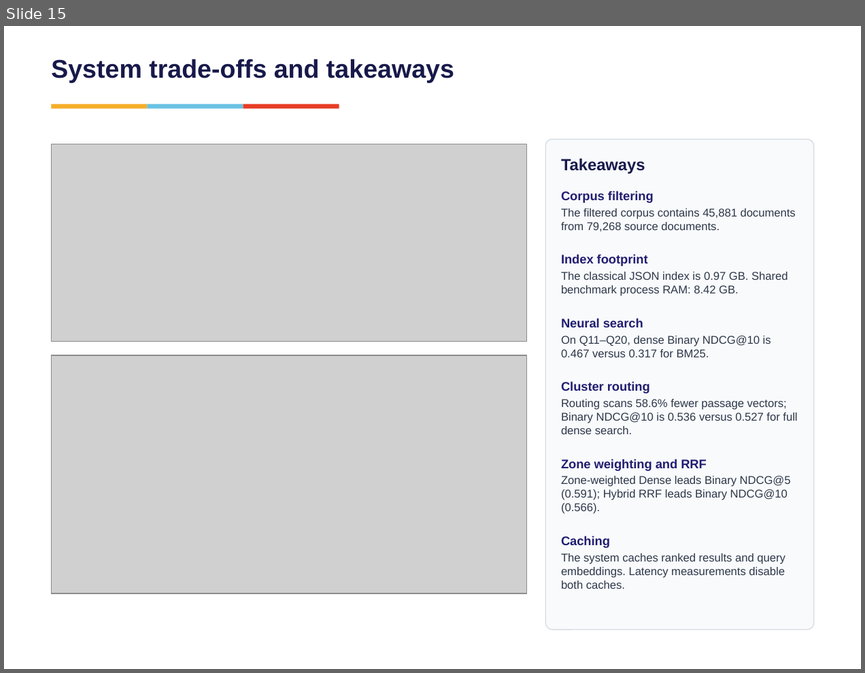
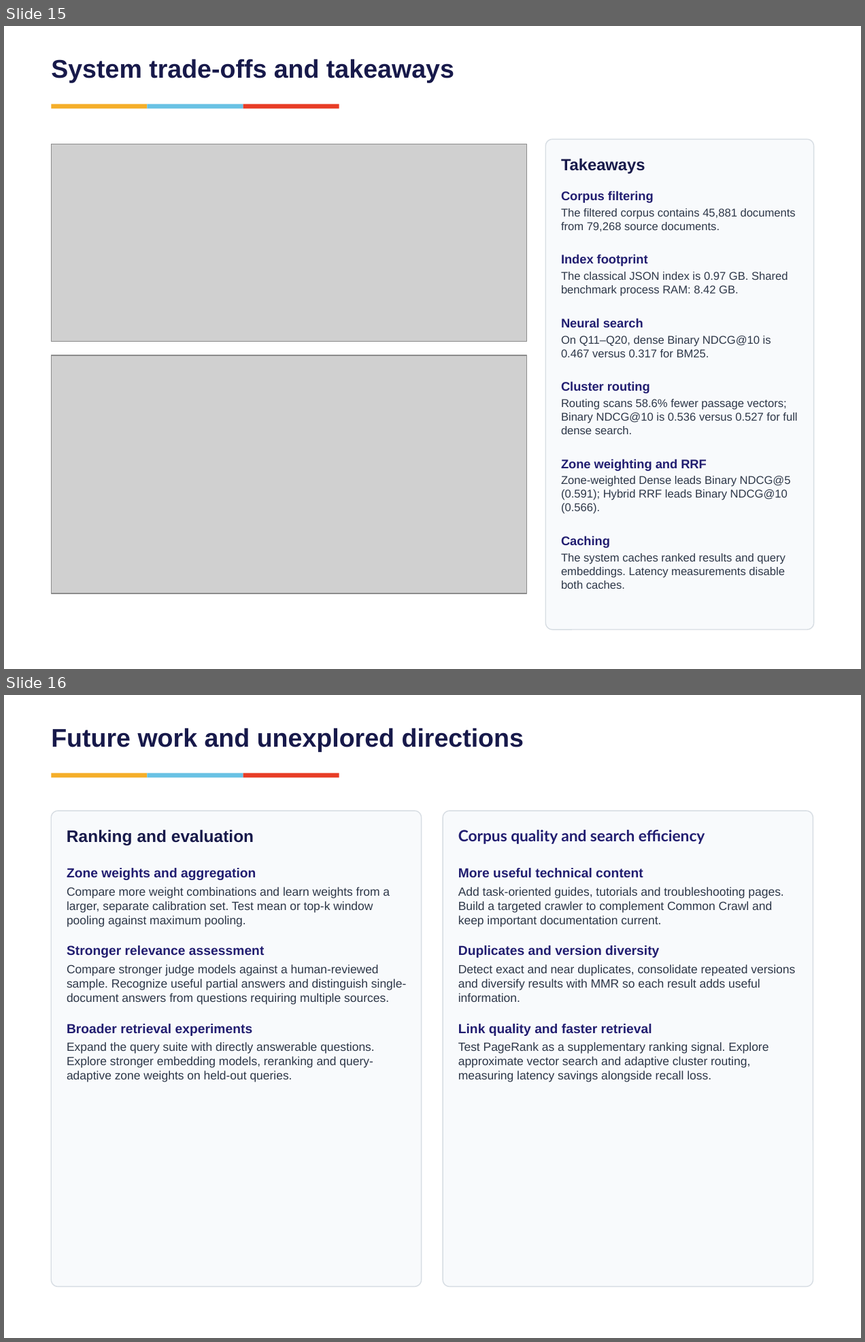
Before and after one commit to vishrutbhushan/ir-benchmark, a slide deck: presentation/Group7_BM25 vs Neural Retrieval on Technical Documents.pptx. Shown one above the other, each under a label of ours: slide 15 before the commit, slides 15 and 16 after it. The pictures are 865x673 and 865x1342 pixels, drawn with LibreOffice and Linux fonts; fonts in the diff are those of the drawing; grey boxes stand for pictures. Boxes give left, top, right and bottom in pixels: in the first picture for what was removed or moved away, otherwise in the second. Text is boxed around its words. In the diff, an @@ line names an element or a change of style, - is before the commit and + after.

```diff
--- a/presentation/Group7_BM25 vs Neural Retrieval on Technical Documents.pptx
+++ b/presentation/Group7_BM25 vs Neural Retrieval on Technical Documents.pptx
@@ slide 16 added at <box>4,695,861,1338</box>, background #FFFFFF @@
@@ text added at <box>51,728,524,752</box>, 21.5 pt, text #17194A, bold @@
+Future work and unexplored directions
@@ rectangle added at <box>51,773,147,778</box>, fill #F5AE29 @@
@@ rectangle added at <box>147,773,243,778</box>, fill #69C2E4 @@
@@ rectangle added at <box>243,773,339,778</box>, fill #E83D26 @@
@@ rounded rectangle added at <box>51,811,422,1286</box>, fill #F8FAFC, outline #D7DDE3 0.8 pt @@
@@ rounded rectangle added at <box>443,811,813,1286</box>, fill #F8FAFC, outline #D7DDE3 0.8 pt @@
@@ text added at <box>67,830,254,845</box>, 14 pt, text #17194A, bold @@
+Ranking and evaluation
@@ text added at <box>458,830,704,844</box>, 13 pt, text #211D70, bold @@
+Corpus quality and search efficiency
@@ text added at <box>67,868,406,1082</box>, 10 pt, text #2D3748 @@
+Zone weights and aggregation
+Compare more weight combinations and learn weights from a larger, separate calibration set. Test mean or top-k window pooling against maximum pooling.
+Stronger relevance assessment
+Compare stronger judge models against a human-reviewed sample. Recognize useful partial answers and distinguish single-document answers from questions requiring multiple sources.
+Broader retrieval experiments
+Expand the query suite with directly answerable questions. Explore stronger embedding models, reranking and query-adaptive zone weights on held-out queries.
@@ text added at <box>458,868,795,1082</box>, 10 pt, text #2D3748 @@
+More useful technical content
+Add task-oriented guides, tutorials and troubleshooting pages. Build a targeted crawler to complement Common Crawl and keep important documentation current.
+Duplicates and version diversity
+Detect exact and near duplicates, consolidate repeated versions and diversify results with MMR so each result adds useful information.
+Link quality and faster retrieval
+Test PageRank as a supplementary ranking signal. Explore approximate vector search and adaptive cluster routing, measuring latency savings alongside recall loss.
```
Also in this commit, not shown: 3 slides changed.
